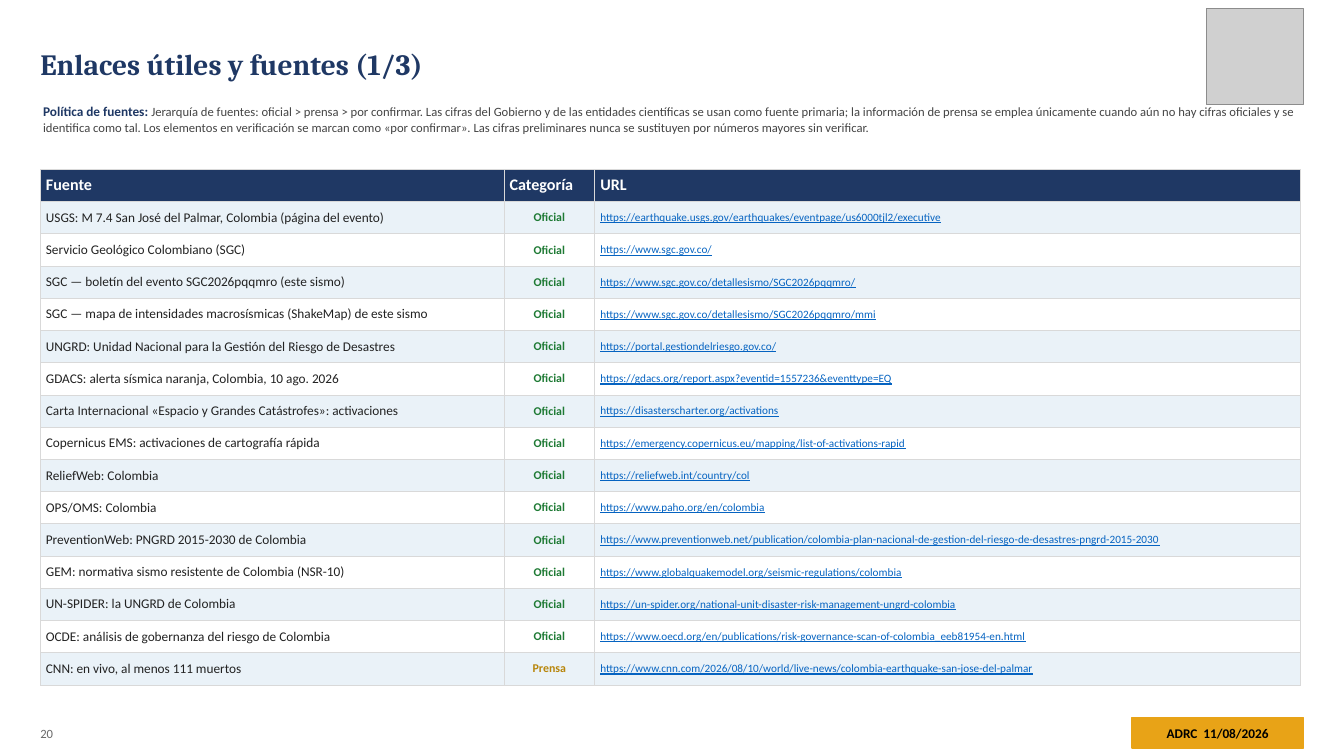
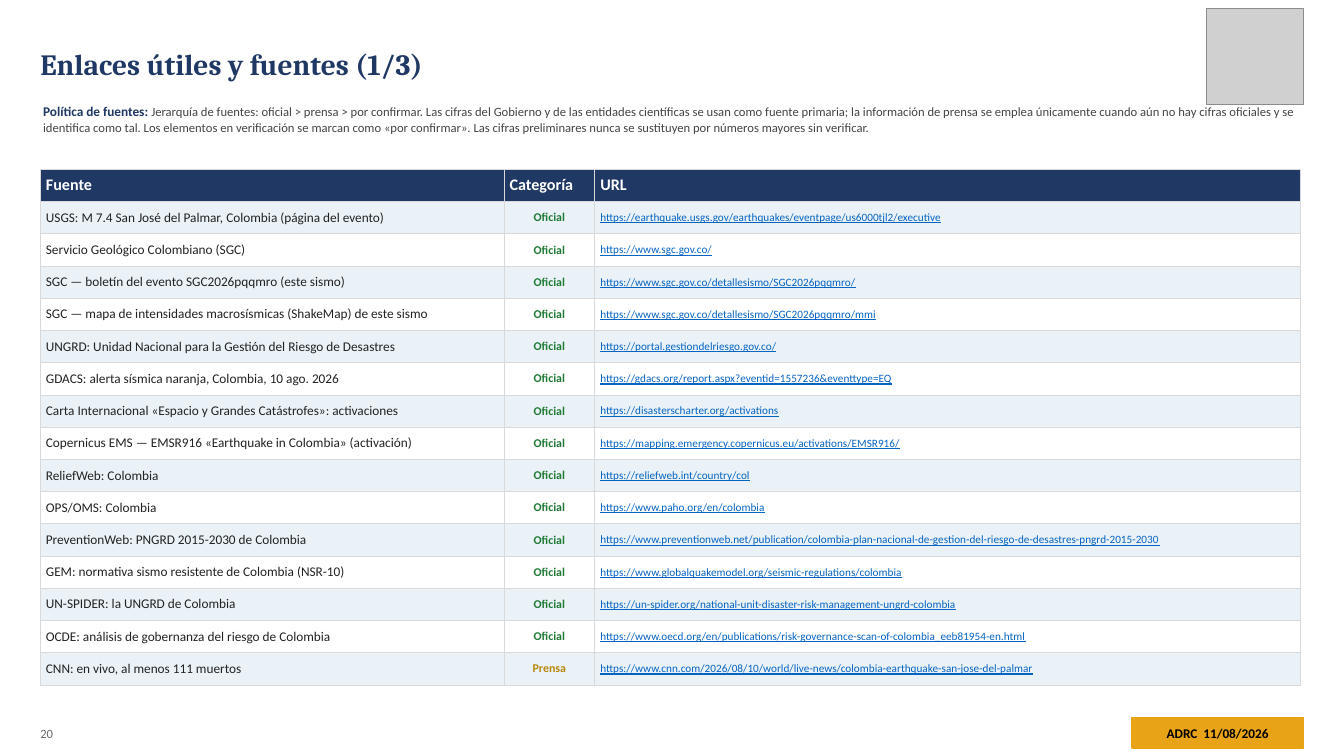
Before and after one commit to kochobi-max/whatsmap, a slide deck: slide 20 of reports/colombia_eq_20260810/output/ADRC_EQ_COL_Choco_20260810_ES.pptx. Drawn at 1344x756 pixels with LibreOffice and Linux fonts; fonts in the diff are those of the drawing; grey boxes stand for pictures. Boxes give left, top, right and bottom in pixels: in the first picture for what was removed or moved away, otherwise in the second. Text is boxed around its words. In the diff, an @@ line names an element or a change of style, - is before the commit and + after.

```diff
--- a/reports/colombia_eq_20260810/output/ADRC_EQ_COL_Choco_20260810_ES.pptx
+++ b/reports/colombia_eq_20260810/output/ADRC_EQ_COL_Choco_20260810_ES.pptx
@@ table at <box>40,169,1301,679</box> @@
-row 9, column 1: Copernicus EMS: activaciones de cartografía rápida
+row 9, column 1: Copernicus EMS — EMSR916 «Earthquake in Colombia» (activación)
-row 9, column 3: https://emergency.copernicus.eu/mapping/list-of-activations-rapid
+row 9, column 3: https://mapping.emergency.copernicus.eu/activations/EMSR916/
```
Also in this commit, not shown: 3 other slides changed, 7 other files.
